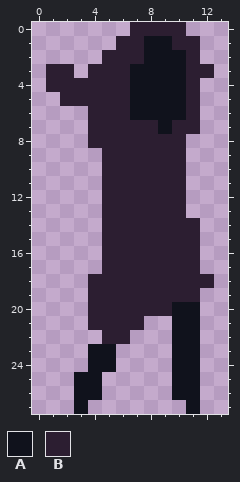
Pixel-art file: Aseprite/character.aseprite. Above is the file before it was changed.
14x28 pixels, 1 frame.
Palette (. is transparent): A #10121c  B #2c1e31
Pixels before, first column x 1:
 0 ......BBBB..
 1 .....BBAABB.
 2 ....BBBAAAB.
 3 BB.BBBAAAABB
 4 BBBBBBAAAAB.
 5 .BBBBBAAAAB.
 6 ...BBBAAAAB.
 7 ...BBBBBABB.
 8 ...BBBBBBB..
 9 ....BBBBBB..
10 ....BBBBBB..
11 ....BBBBBB..
12 ....BBBBBB..
13 ....BBBBBB..
14 ....BBBBBBB.
15 ....BBBBBBB.
16 ....BBBBBBB.
17 ....BBBBBBB.
18 ...BBBBBBBBB
19 ...BBBBBBBB.
20 ...BBBBBBAA.
21 ...BBBB..AA.
22 ....BB...AA.
23 ...AA....AA.
24 ...AA....AA.
25 ..AA.....AA.
26 ..AA.....AA.
27 ..A.......A.
The result:
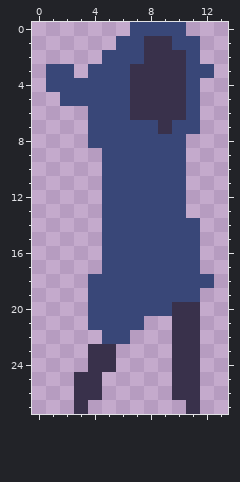
Changes in this commit:
colour A: #10121c -> #39314b
colour B: #2c1e31 -> #394778
